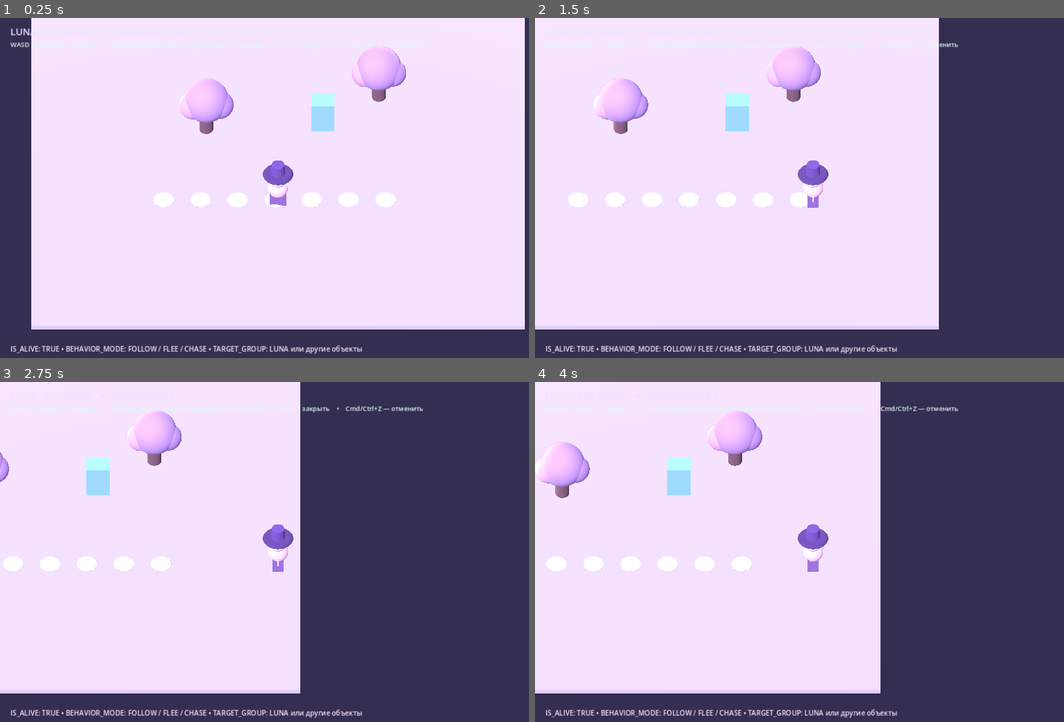
Above: before the commit, frames 1-4 (two rows, left to right).
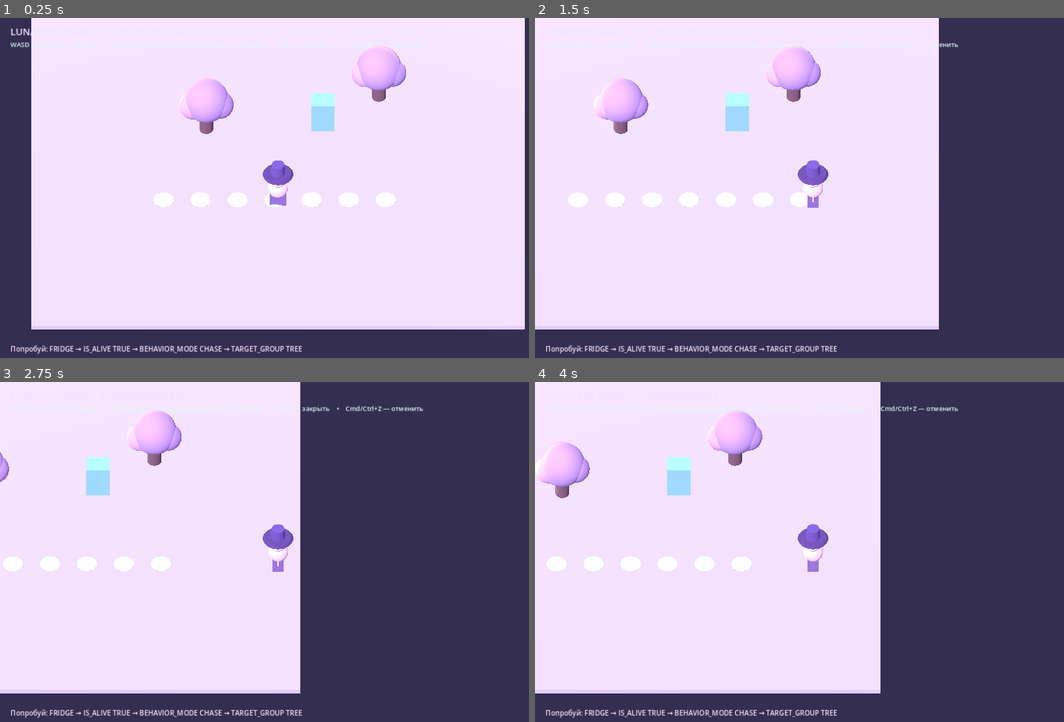
Above: after the commit, the same moments.

Repository: 0ri-space-cat/luna-dev-mode
Game: Godot game, scene res://scenes/main.tscn
The game is run twice, just before and just after one commit, with the same random seed, the same clock (stepped at 60 frames per second) and the same inputs.
Inputs (mouse positions are in pixels of both pictures, inside the frame that each line leads up to):
- Up to frame 1 (0.25 s): no input
- Up to frame 2 (1.5 s): tap Enter at 0.5 s; move the mouse to (937, 174) at 0.52 s; hold D (move_right) 0.53-1.25 s; tap Z at 0.6 s; click (937, 174) at 0.67 s; drag from (704, 208) to (783, 262) at 1.27 s
- Up to frame 3 (2.75 s): tap Space at 2 s; move the mouse to (333, 480) at 2.02 s; hold D (move_right) from 2.03 s (still down); tap Z at 2.1 s
- Up to frame 4 (4 s): release D (move_right) at 2.75 s; drag from (783, 626) to (646, 504) at 2.77 s; tap Enter at 3.5 s; move the mouse to (979, 606) at 3.52 s; hold A (move_left) from 3.53 s (still down); tap Z at 3.6 s

The runs differ from the first frame. In frame 1, 0.8% of the frame differs, in the area x 2-69%, y 96-99%; in frame 2, 0.8%; in frame 3, 0.8%; in frame 4, 0.8%.

Commit message:
feat: connect AI perception to event-driven gameplay rules

Diff:
--- a/scripts/hackable_entity.gd
+++ b/scripts/hackable_entity.gd
@@ -1,4 +1,6 @@
 extends CharacterBody3D
+
+signal target_acquired(source_id: String, target_id: String, target_group: String)
 ## First hackable entity implementation. The base category never changes on awakening.
 
 const EntityRecord = preload("res://scripts/core/entity_record.gd")
@@ -12,6 +14,7 @@
 var brain = BehaviorBrain.new()
 var world_registry
 var age := 0.0
+var _previous_engaged_target := ""
 
 
 func configure(entity_id: String, entity_type: String, start_position: Vector3, parameter_registry, registry_of_world = null) -> void:
@@ -90,6 +93,15 @@
 			float(record.get_parameter("sense_range"))
 		)
 	var wanted_velocity: Vector3 = brain.calculate(delta, global_position, record.parameters, nearby)
+	var engaged: String = brain.last_target_id if brain.last_decision in ["FOLLOW", "CHASE", "FLEE"] else ""
+	if not engaged.is_empty() and engaged != _previous_engaged_target:
+		var chosen_group := ""
+		for candidate in nearby:
+			if str(candidate["id"]) == engaged:
+				chosen_group = str(candidate["group"])
+				break
+		target_acquired.emit(record.id, engaged, chosen_group)
+	_previous_engaged_target = engaged
 	# Acceleration and smooth heading are independent of the animation model.
 	var acceleration := 9.0
 	velocity.x = move_toward(velocity.x, wanted_velocity.x, acceleration * delta)
--- a/scripts/main.gd
+++ b/scripts/main.gd
@@ -7,6 +7,9 @@
 const ParameterRegistry = preload("res://scripts/core/parameter_registry.gd")
 const CommandProcessor = preload("res://scripts/core/command_processor.gd")
 const WorldRegistry = preload("res://scripts/core/world_registry.gd")
+const EventBus = preload("res://scripts/core/event_bus.gd")
+const EffectEngine = preload("res://scripts/core/effect_engine.gd")
+const RuleEngine = preload("res://scripts/core/rule_engine.gd")
 
 var luna: CharacterBody3D
 var camera: Camera3D
@@ -16,17 +19,25 @@
 var parameter_registry
 var command_processor
 var world_registry
+var event_bus
+var effect_engine
+var rule_engine
 
 
 func _ready() -> void:
 	parameter_registry = ParameterRegistry.new()
 	command_processor = CommandProcessor.new()
 	world_registry = WorldRegistry.new()
+	event_bus = EventBus.new()
+	effect_engine = EffectEngine.new(world_registry, command_processor)
+	rule_engine = RuleEngine.new(effect_engine)
+	command_processor.parameter_changed.connect(_on_parameter_changed)
 	_register_controls()
 	_build_environment()
 	_build_ground()
 	_spawn_player()
 	_spawn_entities()
+	_register_example_rules()
 	_build_interface()
 
 
@@ -43,6 +54,8 @@
 
 
 func _physics_process(_delta: float) -> void:
+	# Reactive events are delivered in a bounded batch, never recursively.
+	event_bus.drain(rule_engine)
 	# Physics queries are intentionally performed in a physics tick, not in input callbacks.
 	if pending_selection != Vector2(-1, -1):
 		var mouse_position := pending_selection
@@ -153,6 +166,46 @@
 	add_child(entity)
 	entity.configure(entity_id, category, where, parameter_registry, world_registry)
 	world_registry.register_entity(entity_id, entity, category.to_upper())
+	entity.target_acquired.connect(_on_target_acquired)
+
+
+func _register_example_rules() -> void:
+	# Proof of the reusable rule system: when the fridge notices a tree,
+	# the tree gets a pink tint. No special-case logic in the fridge itself.
+	rule_engine.register_rule({
+		"id": "demo:fridge_notices_tree",
+		"owner_id": "fridge_001",
+		"event_type": "entity.target_acquired",
+		"conditions": [{"field": "group", "equals": "TREE"}],
+		"target": "EVENT_TARGET",
+		"effects": [{"operation": "SET", "parameter_id": "color", "value": Color("f49fc9")}],
+		"cooldown_ms": 0
+	})
+
+
+func _on_target_acquired(source_id: String, target_id: String, target_group: String) -> void:
+	event_bus.enqueue({
+		"type": "entity.target_acquired",
+		"source_id": source_id,
+		"target_id": target_id,
+		"payload": {"group": target_group}
+	})
+
+
+func _on_parameter_changed(change: Dictionary) -> void:
+	# Undo/redo restores prior state without launching gameplay rules again.
+	if str(change.get("action", "")) != "SET":
+		return
+	event_bus.enqueue({
+		"type": "parameter.changed",
+		"source_id": str(change["entity_id"]),
+		"target_id": str(change["entity_id"]),
+		"payload": {
+			"parameter_id": str(change["parameter_id"]),
+			"value": change["after"],
+			"initiator_id": str(change["initiator_id"])
+		}
+	})
 
 
 func _build_interface() -> void:
@@ -170,7 +223,7 @@
 	layer.add_child(pause_tint)
 
 	var header := Label.new()
-	header.text = "LUNA: DEV MODE   ✦   ПРОТОТИП 0.3"
+	header.text = "LUNA: DEV MODE   ✦   ПРОТОТИП 0.4"
 	header.position = Vector2(24, 16)
 	header.add_theme_font_size_override("font_size", 22)
 	header.add_theme_color_override("font_color", Color("efe2ff"))
@@ -184,7 +237,7 @@
 	layer.add_child(instructions)
 
 	var bottom := Label.new()
-	bottom.text = "IS_ALIVE: TRUE • BEHAVIOR_MODE: FOLLOW / FLEE / CHASE • TARGET_GROUP: LUNA или другие объекты"
+	bottom.text = "Попробуй: FRIDGE → IS_ALIVE TRUE → BEHAVIOR_MODE CHASE → TARGET_GROUP TREE"
 	bottom.position = Vector2(24, 750)
 	bottom.add_theme_color_override("font_color", Color("f7e2f4"))
 	bottom.add_theme_font_size_override("font_size", 16)
